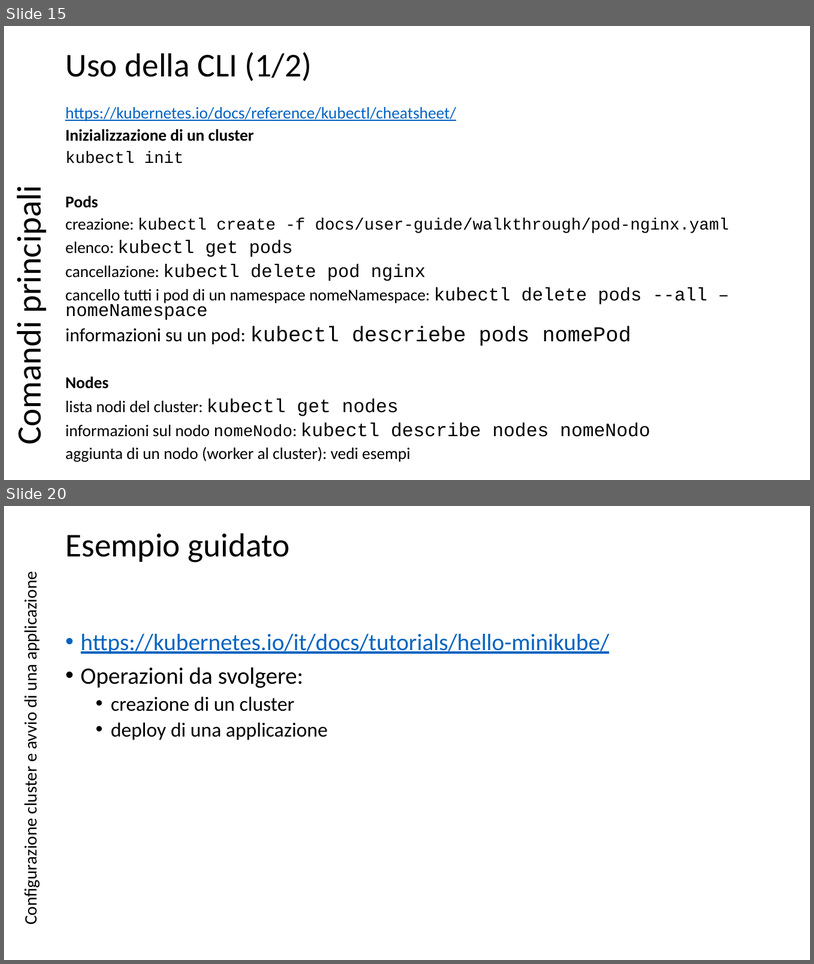
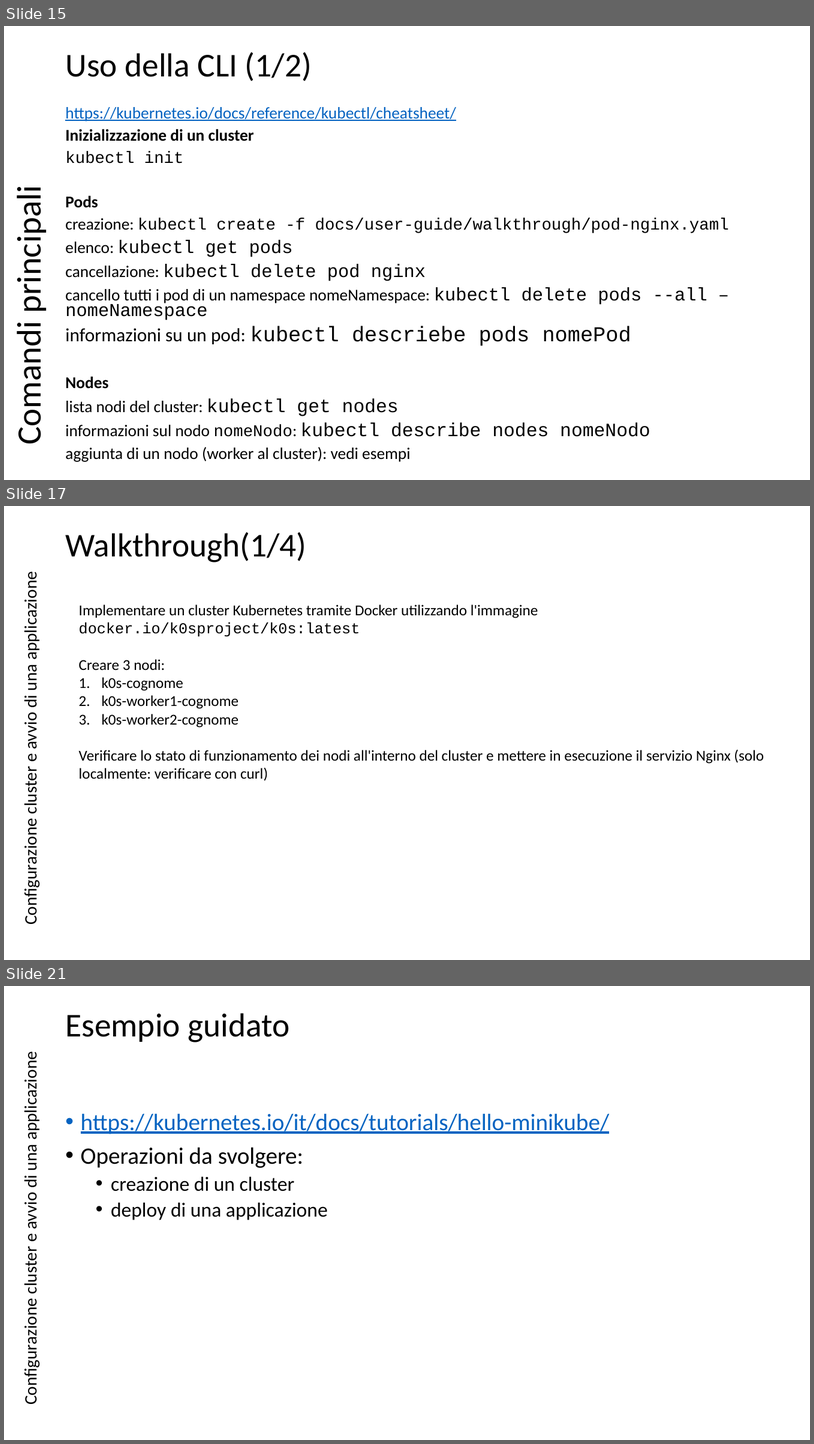
Before and after one commit to scastagnoli/academySisal, a slide deck: kubernetes.pptx. Shown one above the other, each under a label of ours: slides 15 and 20 before the commit, slides 15, 17 and 21 after it; the slides between them are not shown. The pictures are 814x964 and 814x1444 pixels, drawn with LibreOffice and Linux fonts; fonts in the diff are those of the drawing. Boxes give left, top, right and bottom in pixels: in the first picture for what was removed or moved away, otherwise in the second. Text is boxed around its words. In the diff, an @@ line names an element or a change of style, - is before the commit and + after.

```diff
--- a/kubernetes.pptx
+++ b/kubernetes.pptx
@@ slide 17 added at (4,506,810,960), background #FFFFFF @@
@@ title added at (65,532,306,562), 39.6 pt, text #000000 @@
+Walkthrough(1/4)
@@ text added at (20,580,41,922), 20.9 pt, text #000000 @@
+Configurazione cluster e avvio di una applicazione
@@ text added at (79,604,764,781), 18 pt, text #000000 @@
+Implementare un cluster Kubernetes tramite Docker utilizzando l'immagine docker.io/k0sproject/k0s:latest
+Creare 3 nodi:
+1. k0s-cognome
+2. k0s-worker1-cognome
+3. k0s-worker2-cognome
+Verificare lo stato di funzionamento dei nodi all'interno del cluster e mettere in esecuzione il servizio Nginx (solo localmente: verificare con curl)
@@ what was slide 20 is now slide 21 @@
```
Also in this commit, not shown: 9 slides changed.
